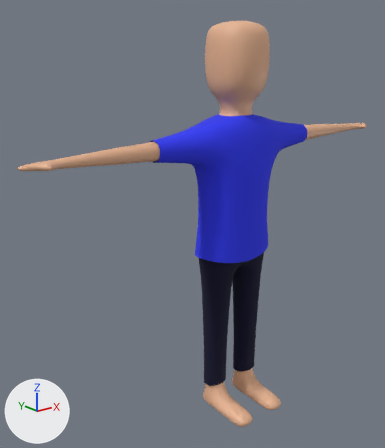
A saved change to the FBX model Assets/Models/Character/Character.fbx.
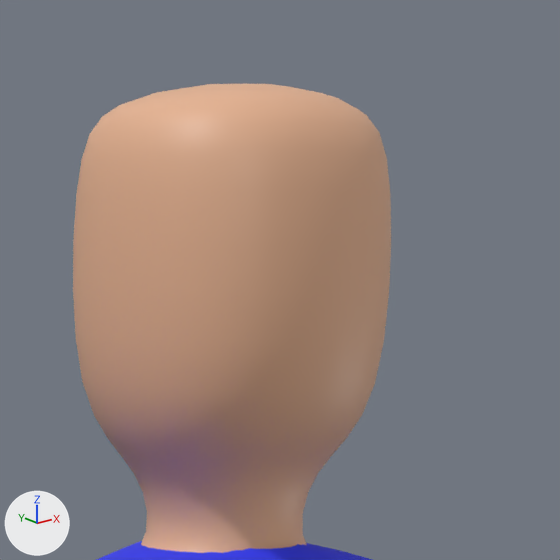
The first picture shows the older version from a 50 mm camera at (-1.8, -1.92, 1.84) aimed at (-0.18, 0.1, 1.03). The close-ups show the older and then the newer version on the part from 49% to 79% of the width and 1% to 26% of the height of that picture. Only the edits that show in the close-ups are written down. Every picture has the same lights, and +X, +Y and +Z are marked at lower left. Where no turn or scale is listed for an object, it has been applied to the vertices.

Names of what the first close-up shows: 'Body', 'Shirt'.
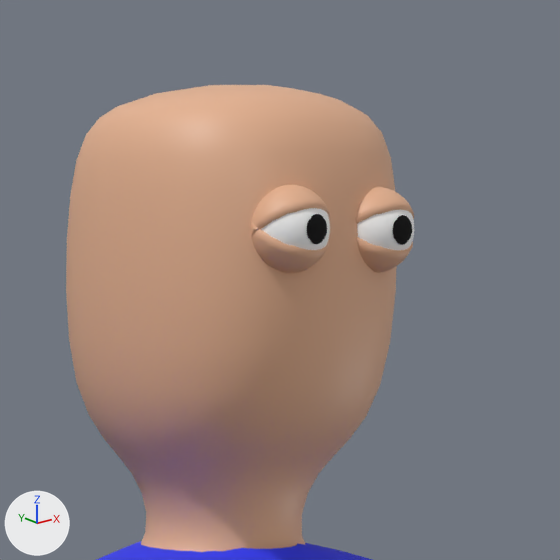
Edits to the bpy script that builds the scene:
```text
Add mat_pupil:
    mat_pupil = principled_material('Pupil')
    mat_pupil.base_color = (0.0, 0.0, 0.0)  # black #000000
    mat_pupil.roughness = 1.0
Add mat_eye:
    mat_eye = principled_material('eye')
    mat_eye.base_color = (1.0, 1.0, 1.0)  # white #ffffff
    mat_eye.roughness = 1.0
Change me_cube_004:
    used by ob_body; location = (0.0, 0.0, 0.0)
    remove me_cube_004.from_pydata(...)  # 3234 vertices, 3232 faces; spans x -1.09..1.09, y -0.27..0.14, z -0.01..2.0
    add me_cube_004.from_pydata(...)  # 3234 vertices, 3232 faces; spans x -1.09..1.09, y -0.27..0.15, z -0.01..2.0
    me_cube_004 part 1: 44 of the vertices in x -0.12..0.12, y -0.14..-0.07, z 1.7..1.93 are moved by (0.0, -0.01, 0.0)
    me_cube_004 part 2: 44 of the vertices in x -0.12..0.12, y 0.07..0.14, z 1.7..1.93 are moved by (0.0, 0.01, 0.0)
Add me_circle_001:
    me_circle_001.from_pydata(...)  # 33 vertices, 32 faces; spans x -0.013..0.013, y -0.0372..-0.0346, z -0.013..0.013
    me_circle_001.materials.append(mat_pupil)  # black #000000
Add me_sphere_003:
    me_sphere_003.from_pydata(...)  # 1028 vertices, 1088 faces; spans x -0.0385..0.0385, y -0.033..0.0385, z -0.0382..0.0382
    me_sphere_003.materials.append(mat_skin)  # beige #e7b391
Add me_sphere:
    me_sphere.from_pydata(...)  # a UV sphere (32 segments, 16 rings, poles along z) spanning x -0.0365..0.0365, y -0.0362..0.0367, z -0.0365..0.0365
    me_sphere.materials.append(mat_eye)  # white #ffffff
Add me_sphere_002:
    me_sphere_002.from_pydata(...)  # 1028 vertices, 1088 faces; spans x -0.0385..0.0385, y -0.033..0.0385, z -0.0382..0.0382
    me_sphere_002.materials.append(mat_skin)  # beige #e7b391
Add me_circle_004:
    me_circle_004.from_pydata(...)  # 33 vertices, 32 faces; spans x -0.013..0.013, y -0.0372..-0.0346, z -0.013..0.013
    me_circle_004.materials.append(mat_pupil)  # black #000000
Change ob_body:
    ob_body.location: (0.0, 0.0, 0.0) -> (0.001, 0.002, -0.001)
Add ob_pupil_001:
    ob_pupil_001 = bpy.data.objects.new('Pupil.001', me_circle_001)
    ob_pupil_001.location = (0.055, -0.135, 1.864)
Add ob_eyelid_002:
    ob_eyelid_002 = bpy.data.objects.new('Eyelid.002', me_sphere_003)
    ob_eyelid_002.location = (-0.055, -0.135, 1.864)
Add ob_eyeball_001:
    ob_eyeball_001 = bpy.data.objects.new('Eyeball.001', me_sphere)
    ob_eyeball_001.location = (0.055, -0.135, 1.864)
Add ob_eyeball_002:
    ob_eyeball_002 = bpy.data.objects.new('Eyeball.002', me_sphere.copy())
    ob_eyeball_002.location = (-0.055, -0.135, 1.864)
Add ob_eyelid_001:
    ob_eyelid_001 = bpy.data.objects.new('Eyelid.001', me_sphere_002)
    ob_eyelid_001.location = (0.055, -0.135, 1.864)
Add ob_pupil_002:
    ob_pupil_002 = bpy.data.objects.new('Pupil.002', me_circle_004)
    ob_pupil_002.location = (-0.055, -0.135, 1.864)
```

Boxes (x1, y1, x2, y2) around the edits, measured in the close-ups (560 x 560 px; the box of a moved part takes in the faces that stretch with it):
'Body', reshaped, moved: before (73, 84, 391, 553); after (66, 85, 397, 552)
'Eyelid.002', added (beige): after (251, 185, 330, 273)
'Eyelid.001', added (beige): after (356, 187, 414, 273)
'Eyeball.002', added: after (261, 208, 330, 250)
'Eyeball.001', added: after (357, 209, 414, 250)
'Pupil.002', added (black): after (307, 214, 327, 244)
'Pupil.001', added (black): after (393, 215, 412, 245)
part 1 of me_cube_004, moved or reshaped: before (152, 123, 391, 445); after (155, 124, 397, 446)
part 2 of me_cube_004, moved or reshaped: before (73, 134, 117, 439); after (66, 136, 115, 440)
